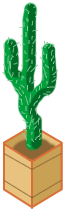
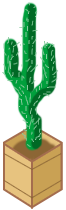
Revision of a layered 66 x 210 image; what changed, layer by layer:
pixels changed over box(3, 128, 63, 209) (layer not identified)
